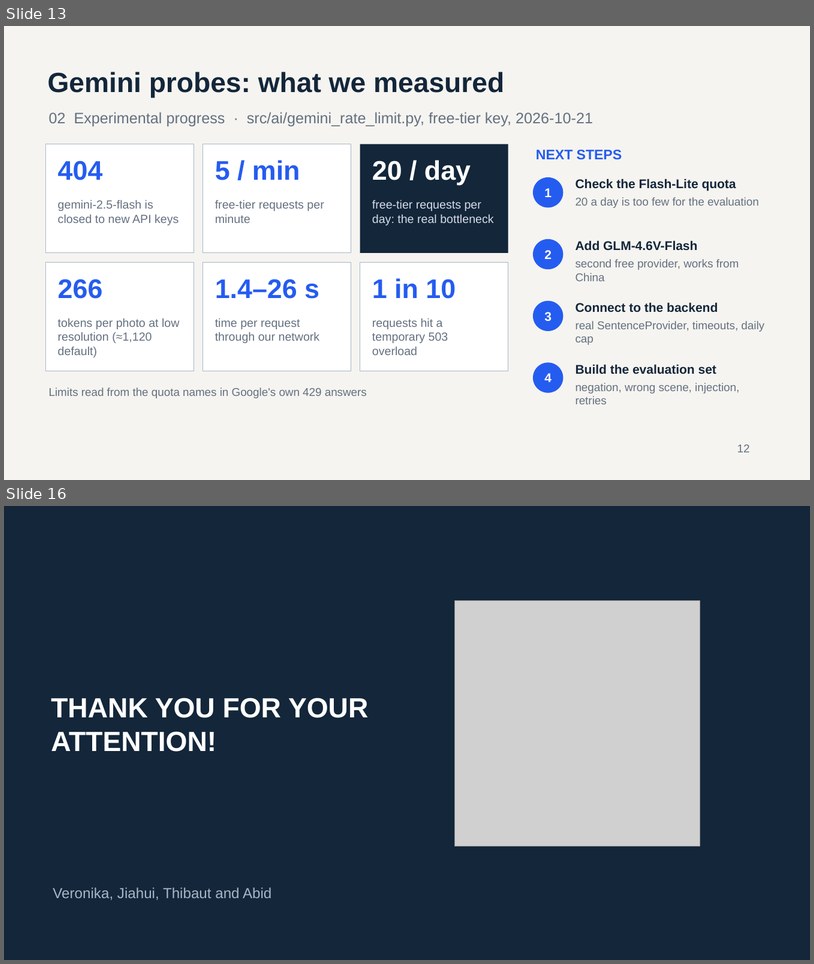
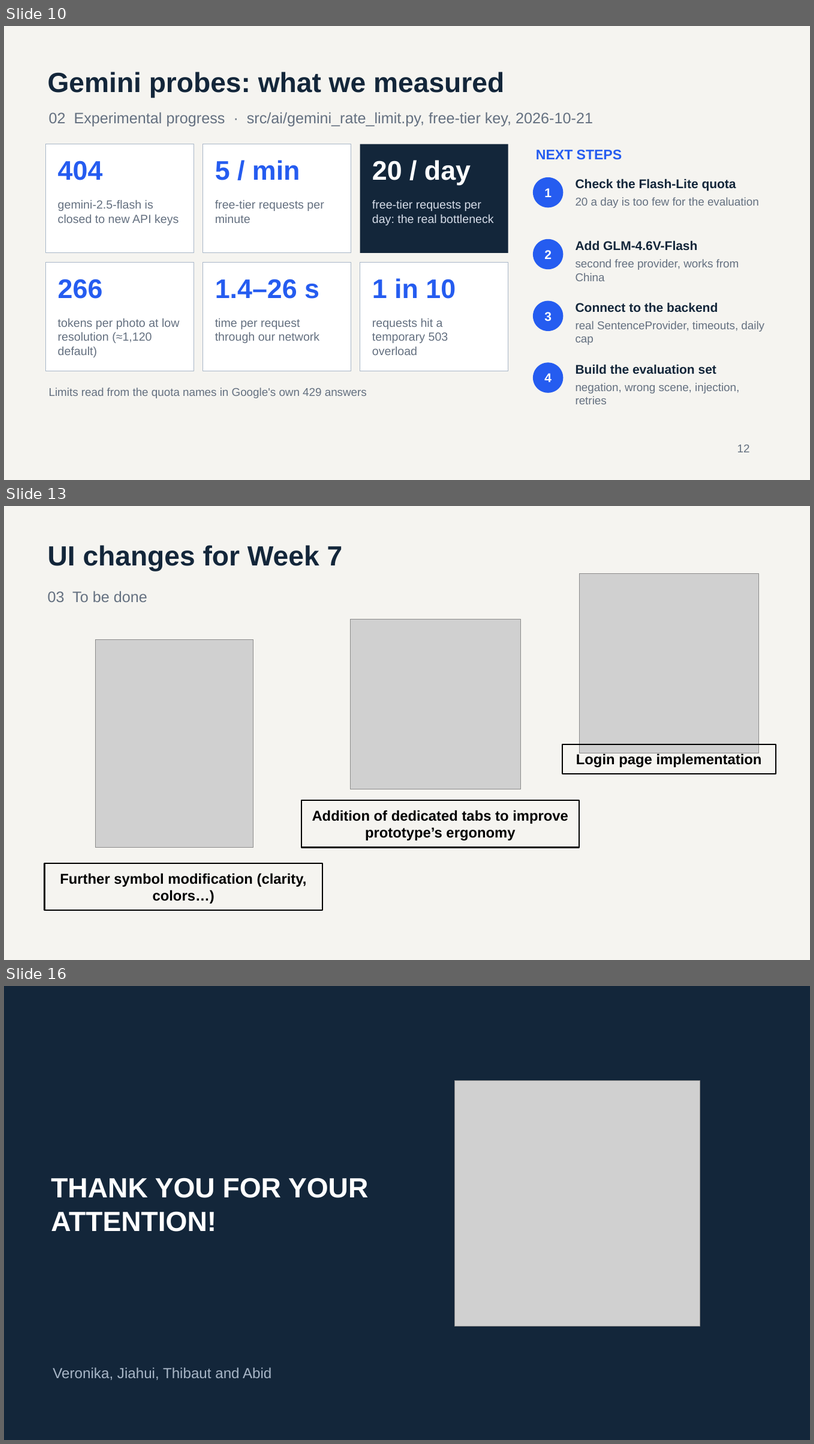
Before and after one commit to bhsei/26B, a slide deck: weekly-reports/W06/Weekly_Report_W06.pptx. Shown one above the other, each under a label of ours: slides 13 and 16 before the commit, slides 10, 13 and 16 after it; the slides between them are not shown. The pictures are 814x964 and 814x1444 pixels, drawn with LibreOffice and Linux fonts; fonts in the diff are those of the drawing; grey boxes stand for pictures. Boxes give left, top, right and bottom in pixels: in the first picture for what was removed or moved away, otherwise in the second. Text is boxed around its words. In the diff, an @@ line names an element or a change of style, - is before the commit and + after.

Commit message:
W9 - Weekly report W06; final presented version with the backend review, frontend and next-week slides from the team

```diff
--- a/weekly-reports/W06/Weekly_Report_W06.pptx
+++ b/weekly-reports/W06/Weekly_Report_W06.pptx
@@ slide 13 added at [4,506,810,960], background #F5F4F0 @@
@@ text added at [48,545,343,571], 33 pt, text #13263A, bold @@
+UI changes for Week 7
@@ picture added at [580,574,759,753] @@
@@ text added at [48,591,147,602], 18 pt, text #647080 @@
+03 To be done
@@ picture added at [351,619,521,790] @@
@@ picture added at [96,639,253,847] @@
@@ rectangle added at [563,744,777,774], outline #000000 1.5 pt, 17 pt, text #000000, bold @@
+Login page implementation
@@ rectangle added at [302,801,580,847], outline #000000 1.5 pt, 17 pt, text #000000, bold @@
+Addition of dedicated tabs to improve prototype’s ergonomy
@@ rectangle added at [45,863,323,910], outline #000000 1.5 pt, 17 pt, text #000000, bold @@
+Further symbol modification (clarity, colors…)
@@ what was slide 13 is now slide 10 @@
```
Also in this commit, not shown: 1 slide changed, 7 other slides added, 8 slides removed.
